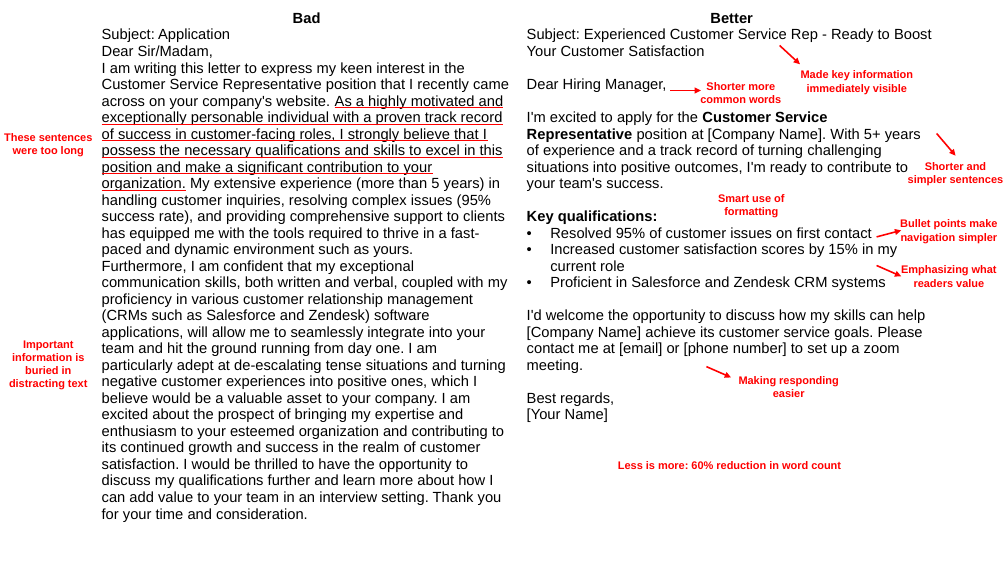
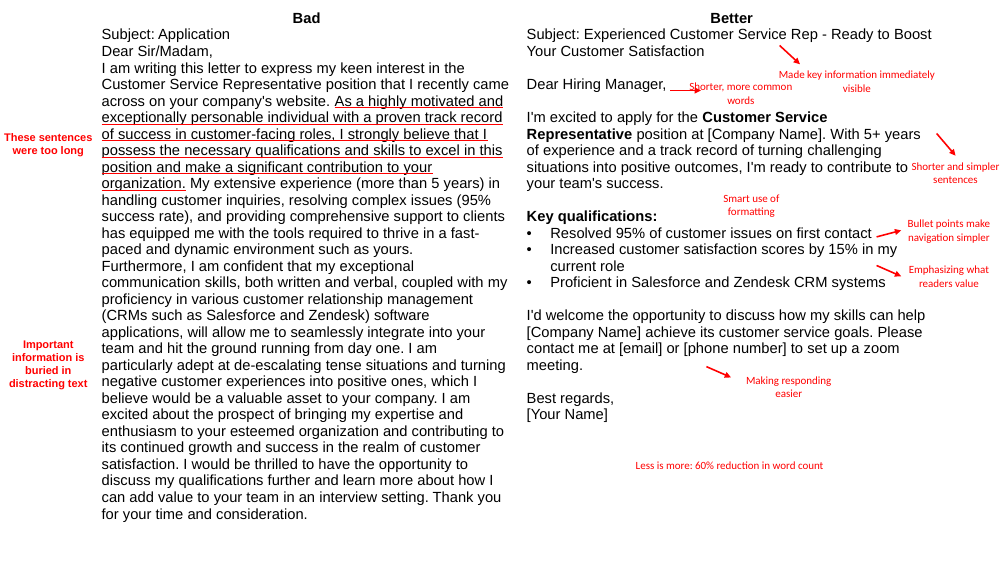
Before and after one commit to lirabenjamin/ai_writing_busy_readers, a slide deck: slide 1 of comparison.pptx. Drawn at 1008x567 pixels with LibreOffice and Linux fonts; fonts in the diff are those of the drawing. Boxes give left, top, right and bottom in pixels: in the first picture for what was removed or moved away, otherwise in the second. Text is boxed around its words. In the diff, an @@ line names an element or a change of style, - is before the commit and + after.

```diff
--- a/comparison.pptx
+++ b/comparison.pptx
@@ text at [689, 82, 792, 104]: text changed; font Arial to Calibri; bold off @@
-Shorter more common words
+Shorter, more common words
@@ font Arial to Calibri, bold off in 7 elements at [779, 70, 935, 92], [912, 162, 999, 183], [746, 376, 832, 397], [909, 265, 989, 287], [636, 461, 823, 469], [908, 219, 990, 243], [723, 194, 779, 217] @@
```
Also in this commit, not shown: 36 other files.
